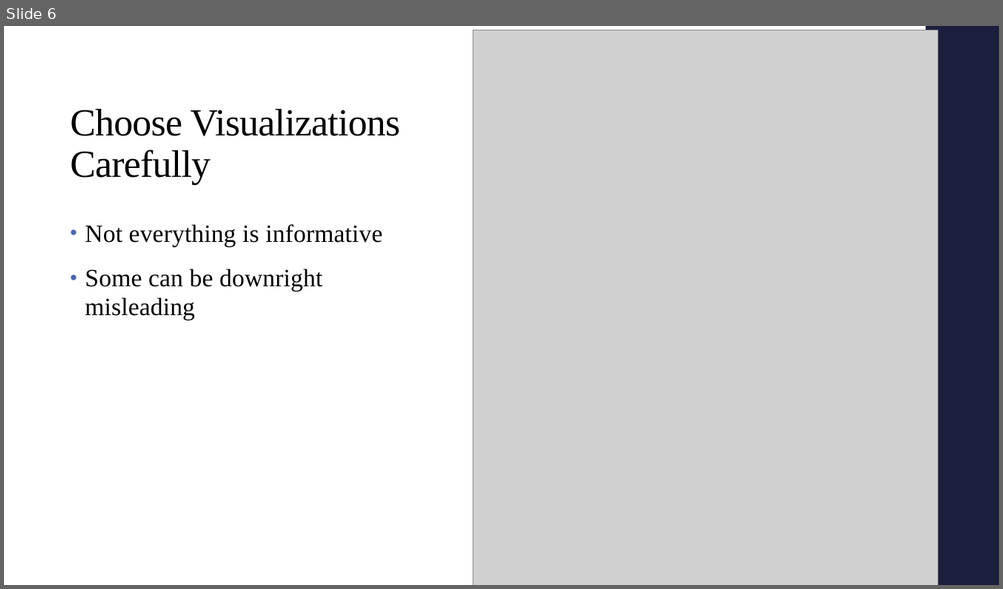
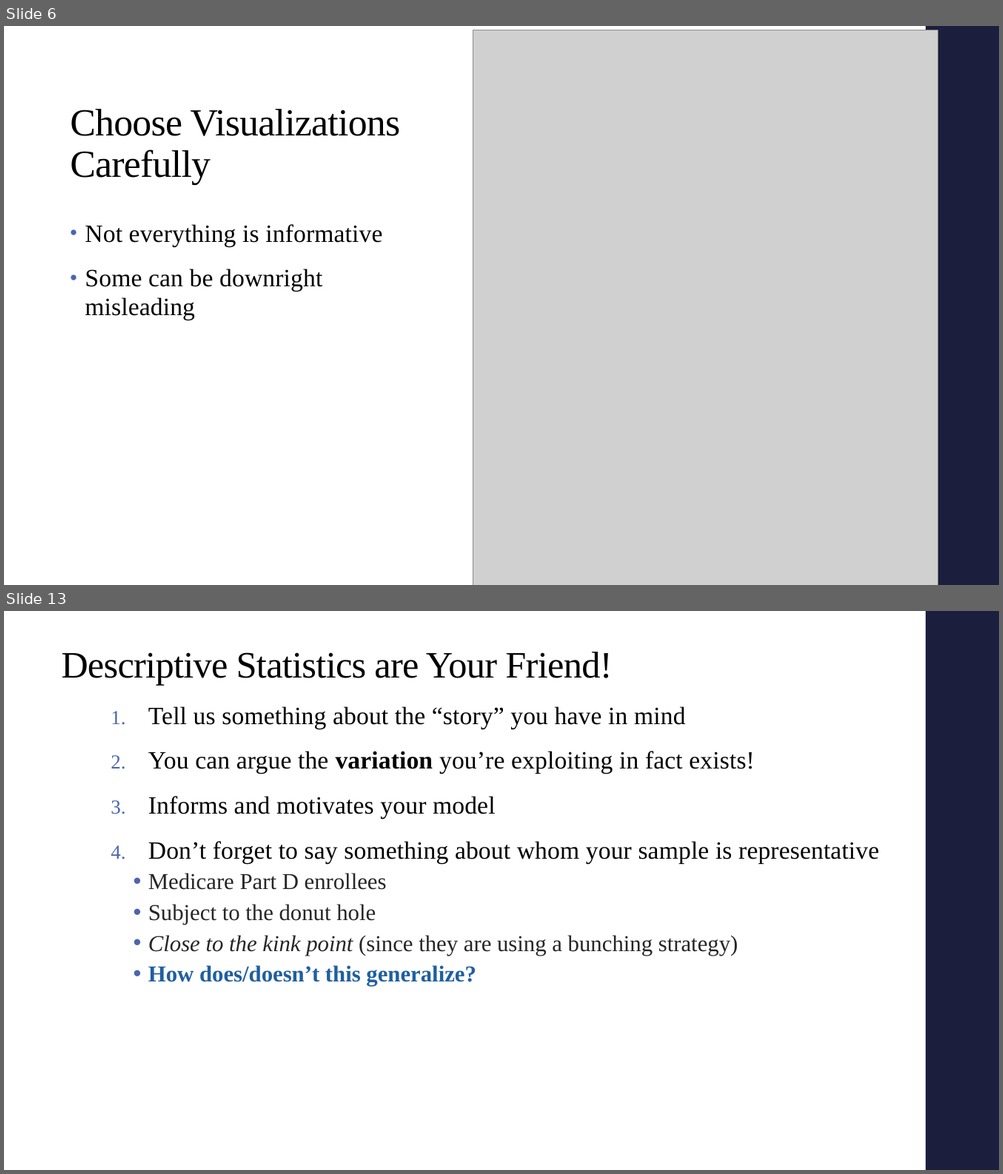
Before and after one commit to alex-hoagland/HAD5772, a slide deck: Lectures/Lecture03_Correlations/Lecture3_Correlations.pptx. Shown one above the other, each under a label of ours: slide 6 before the commit, slides 6 and 13 after it; the slides between them are not shown. The pictures are 1003x589 and 1003x1174 pixels, drawn with LibreOffice and Linux fonts; fonts in the diff are those of the drawing; grey boxes stand for pictures. Boxes give left, top, right and bottom in pixels: in the first picture for what was removed or moved away, otherwise in the second. Text is boxed around its words. In the diff, an @@ line names an element or a change of style, - is before the commit and + after.

```diff
--- a/Lectures/Lecture03_Correlations/Lecture3_Correlations.pptx
+++ b/Lectures/Lecture03_Correlations/Lecture3_Correlations.pptx
@@ slide 13 added at (4,611,999,1170), background #FFFFFF; not listed: 1 template element that a slide beside it also shows @@
@@ title added at (61,652,612,685), 36 pt, text #000000 @@
+Descriptive Statistics are Your Friend!
@@ text added at (148,706,879,986), 24 pt, text #000000 @@
+1. Tell us something about the “story” you have in mind
+2. You can argue the variation you’re exploiting in fact exists!
+3. Informs and motivates your model
+4. Don’t forget to say something about whom your sample is representative
+  • Medicare Part D enrollees
+  • Subject to the donut hole
+  • Close to the kink point (since they are using a bunching strategy)
+  • How does/doesn’t this generalize?
```
Also in this commit, not shown: 2 slides changed, 34 other slides added, 10 slides removed, 3 other files.
